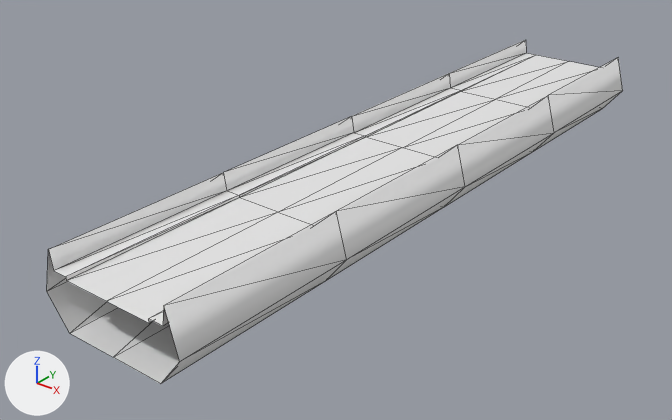
A saved change to the OBJ model Transit.Addon.RoadExtensions/Roads/aHighwayTemplates/Meshes/16m/Elevated_Trans_LOD.obj.
Before and after are seen from a camera (50 mm lens) standing at (42.2, -61.9, 30.1) and looking at (-3.3, -5.0, -5.2). The axes (+X, +Y, +Z) are drawn at lower left. The lights are the same throughout. Mesh edges are drawn as thin lines. Where no turn or scale is listed for an object, it has been applied to the vertices.

Names of what the first picture shows: 'Elevated_Trans_LOD'.
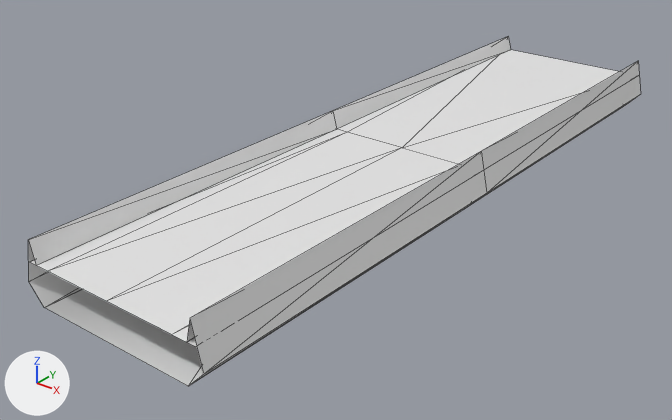
Pixel boxes (x1, y1, x2, y2) of what changed, in the pictures (672 x 420 px):
'Elevated_Trans_LOD', reshaped (6% wider)
    before: (47, 40, 623, 384)
    after: (28, 37, 641, 386)
part 1 of me_elevated_trans_lod, added
    after: (28, 37, 641, 386)
part 2 of me_elevated_trans_lod, cut back
    before: (47, 40, 623, 384)
    after: (30, 50, 620, 347)

What changed in the scene script:
```text
Change me_elevated_trans_lod:
    used by ob_elevated_trans_lod; location = (0.0, 0.0, 0.0)
    remove me_elevated_trans_lod.from_pydata(...)  # 68 vertices, 110 faces; spans x -6.5..6.5, y -32.0..32.0, z -4.5..1.5
    add me_elevated_trans_lod.from_pydata(...)  # 40 vertices, 41 faces; spans x -8.5..8.5, y -32.0..32.0, z -3.5..1.5
    me_elevated_trans_lod part 1: a new loose piece of 28 vertices spanning x -8.5..8.5, y -32.0..32.0, z -3.5..1.5
    me_elevated_trans_lod part 2
    66 vertices are removed from x -6.5..6.5, y -32.0..32.0, z -4.5..1.5
    110 faces are deleted
    10 vertices are added at x -8.0..8.0, y -32.0..32.0, z -0.3..0.0
    13 new faces join them
```
